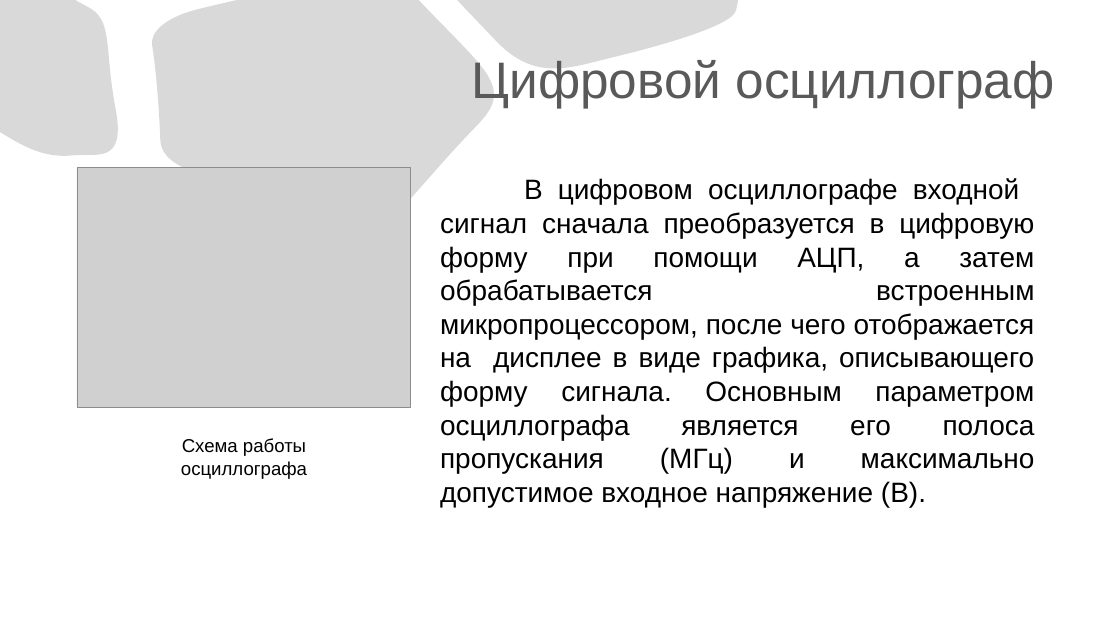
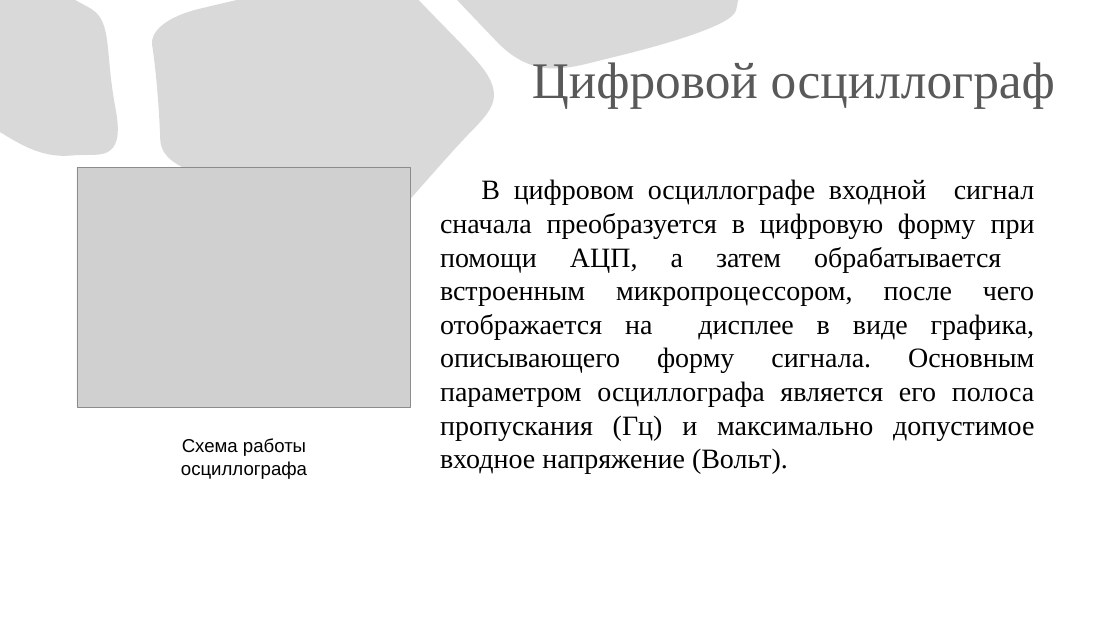
Before and after one commit to eterline/course-project-oscilloscope, a slide deck: slide 4 of save-to-usb/Презентация «Осциллограф».pptx. Drawn at 1120x630 pixels with LibreOffice and Linux fonts; fonts in the diff are those of the drawing; grey boxes stand for pictures. Boxes give left, top, right and bottom in pixels: in the first picture for what was removed or moved away, otherwise in the second. Text is boxed around its words. In the diff, an @@ line names an element or a change of style, - is before the commit and + after.

```diff
--- a/save-to-usb/Презентация «Осциллограф».pptx
+++ b/save-to-usb/Презентация «Осциллограф».pptx
@@ title "Цифровой осциллограф" at (532, 62, 1055, 109): font Arial to Times New Roman @@
@@ text at (440, 179, 1035, 474): text changed; font Arial to Times New Roman @@
-В цифровом осциллографе входной сигнал сначала преобразуется в цифровую форму при помощи АЦП, а затем обрабатывается встроенным микропроцессором, после чего отображается на дисплее в виде графика, описывающего форму сигнала. Основным параметром осциллографа является его полоса пропускания (МГц) и максимально допустимое входное напряжение (В).
+В цифровом осциллографе входной сигнал сначала преобразуется в цифровую форму при помощи АЦП, а затем обрабатывается встроенным микропроцессором, после чего отображается на дисплее в виде графика, описывающего форму сигнала. Основным параметром осциллографа является его полоса пропускания (Гц) и максимально допустимое входное напряжение (Вольт).
```
Also in this commit, not shown: 8 other slides changed, 9 slides added, 1 slide removed, 38 other files.
